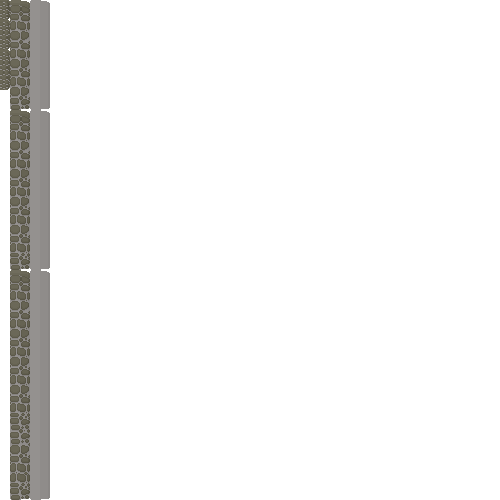
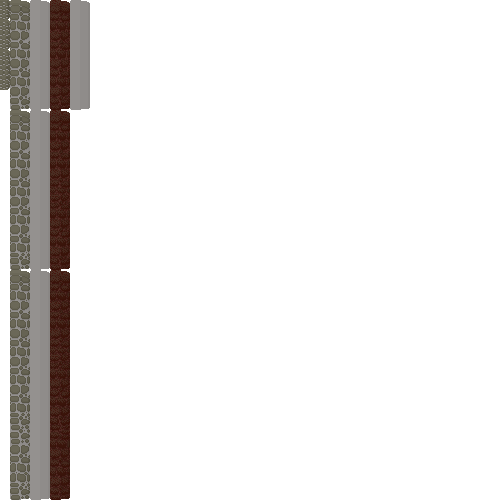
Layered file, before and after one edit (500px x 500px). Changes by layer:
painted on "Background" over left=50, top=0, right=90, bottom=500
